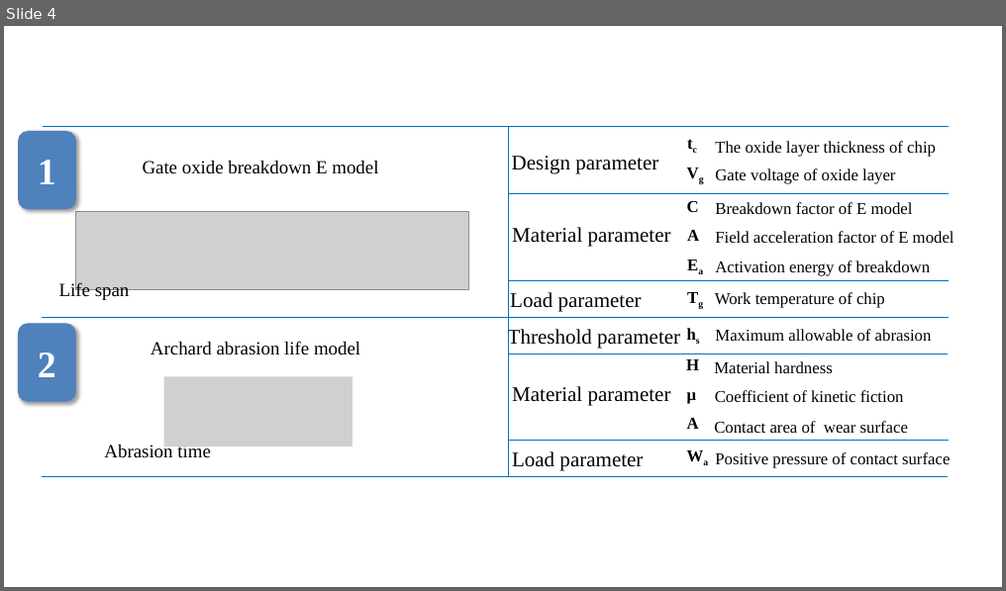
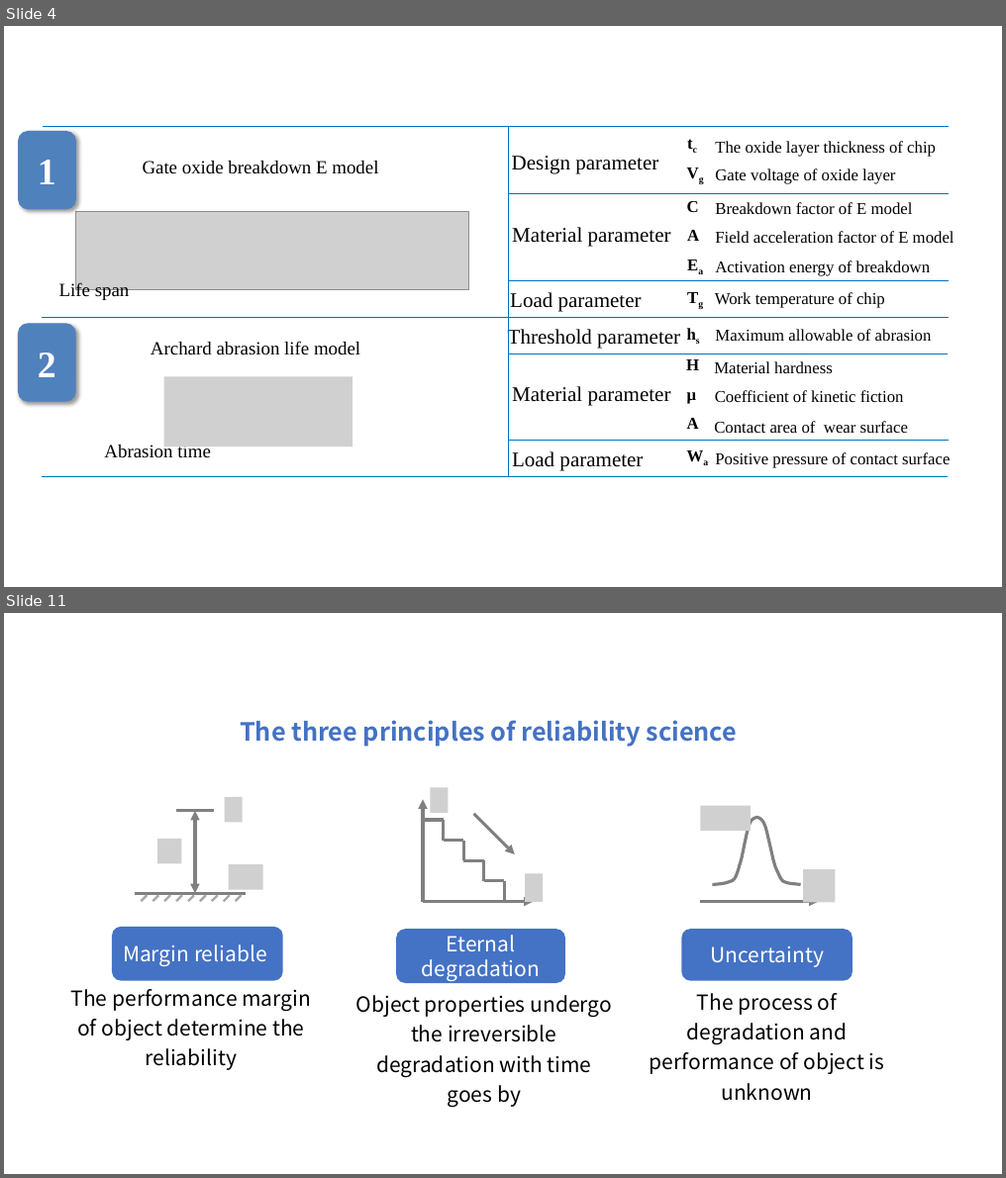
Before and after one commit to PrideLee/Logistics-Optimization-Product-Configuration-Recommendation-and-Optimization, a slide deck: General map of reliability (The summary of Kang's seminar in CAS)/fig.pptx. Shown one above the other, each under a label of ours: slide 4 before the commit, slides 4 and 11 after it; the slides between them are not shown. The pictures are 1006x591 and 1006x1178 pixels, drawn with LibreOffice and Linux fonts; fonts in the diff are those of the drawing; grey boxes stand for pictures. Boxes give left, top, right and bottom in pixels: in the first picture for what was removed or moved away, otherwise in the second. Text is boxed around its words. In the diff, an @@ line names an element or a change of style, - is before the commit and + after.

```diff
--- a/General map of reliability (The summary of Kang's seminar in CAS)/fig.pptx
+++ b/General map of reliability (The summary of Kang's seminar in CAS)/fig.pptx
@@ slide 11 added at bbox=[4, 613, 1002, 1174], background #FFFFFF @@
@@ text added at bbox=[240, 720, 737, 747], 24 pt, text #4472C4, bold @@
+The three principles of reliability science
@@ group added at bbox=[71, 797, 312, 1070]: 11 lines, 3 pictures, 1 double arrow, 1 rounded rectangle, 1 text @@
+Margin reliable
+The performance margin of object determine the reliability
@@ group added at bbox=[356, 787, 611, 1107]: 8 lines, 3 arrows, 2 pictures, 1 rounded rectangle, 1 text @@
+Eternal degradation
+Object properties undergo the irreversible degradation with time goes by
@@ group added at bbox=[649, 806, 885, 1101]: 2 pictures, 1 arrow, 1 freeform shape, 1 rounded rectangle, 1 text @@
+Uncertainty
+The process of degradation and performance of object is unknown
```
Also in this commit, not shown: 8 other slides added, 1 slide removed, 13 other files.
